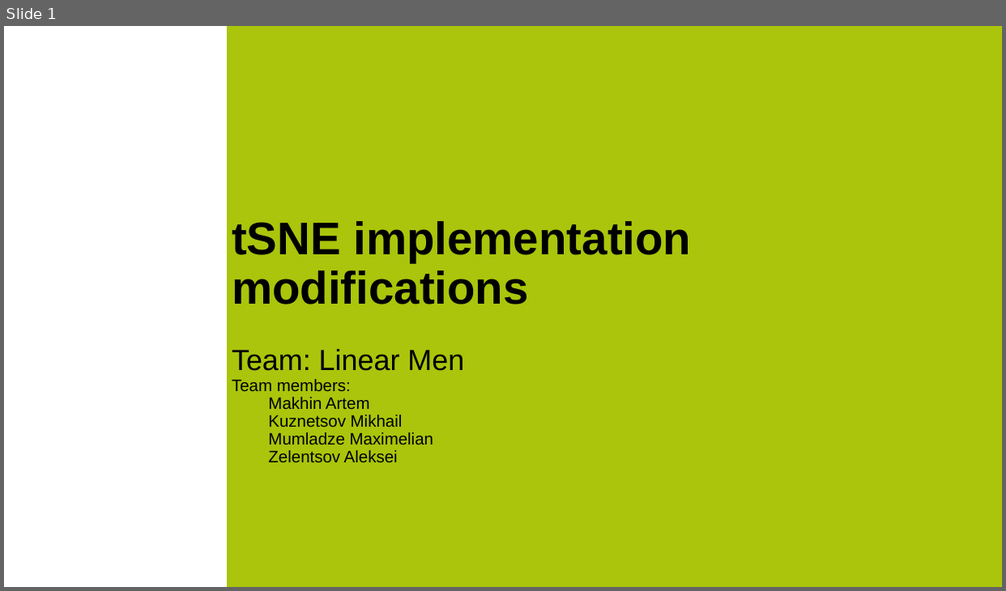
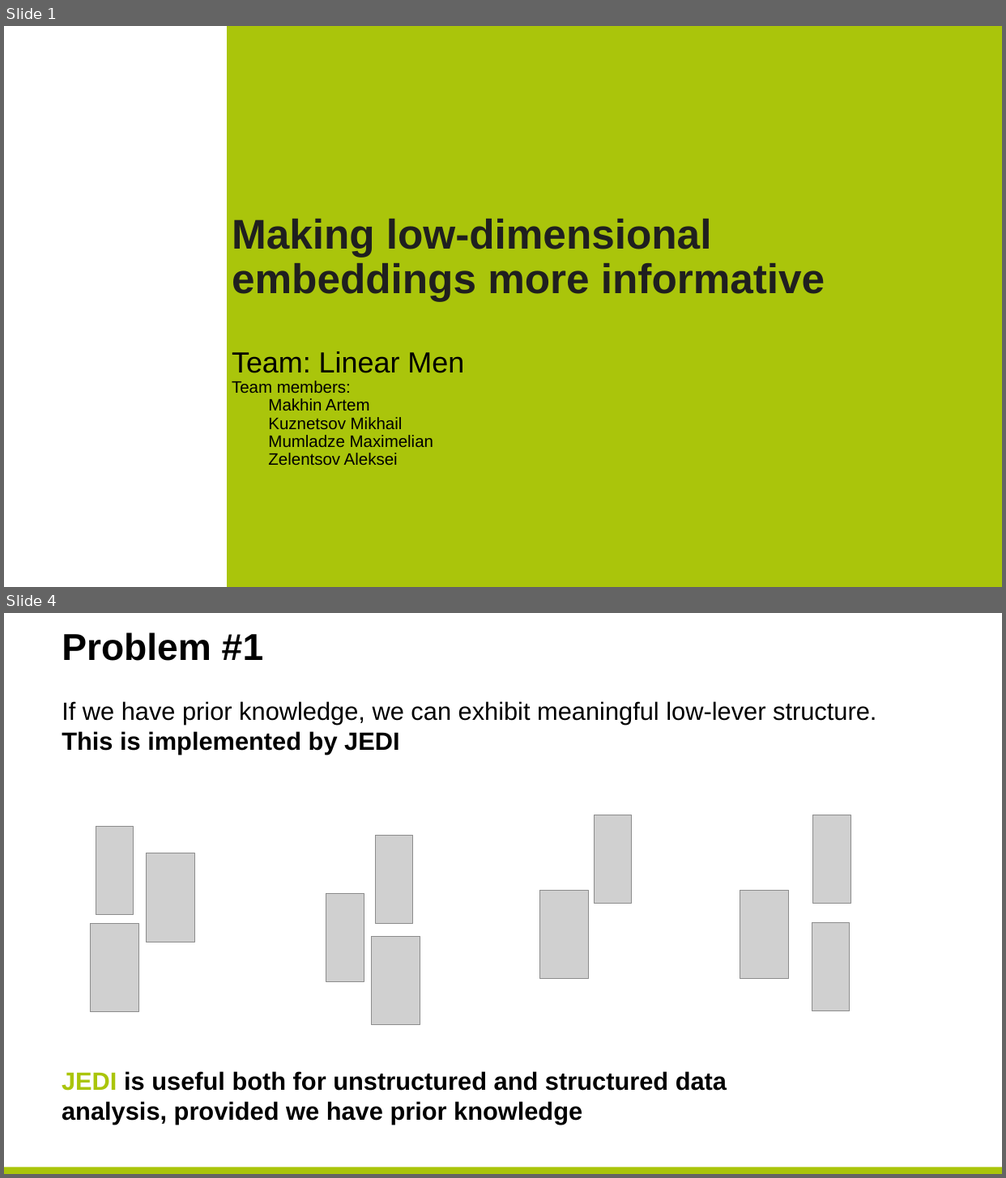
Before and after one commit to Recap-Minutes-of-Meetings/tsne, a slide deck: preso.pptx. Shown one above the other, each under a label of ours: slide 1 before the commit, slides 1 and 4 after it; the slides between them are not shown. The pictures are 1006x591 and 1006x1178 pixels, drawn with LibreOffice and Linux fonts; fonts in the diff are those of the drawing; grey boxes stand for pictures; background and template pictures are left out. Boxes give left, top, right and bottom in pixels: in the first picture for what was removed or moved away, otherwise in the second. Text is boxed around its words. In the diff, an @@ line names an element or a change of style, - is before the commit and + after.

```diff
--- a/preso.pptx
+++ b/preso.pptx
@@ slide 4 added at (4,613,1002,1174), background #FFFFFF @@
@@ title added at (62,632,264,661), 36 pt, text #000000, bold @@
+Problem #1
@@ text added at (62,701,876,754), 24 pt, text #000000 @@
+                If we have prior knowledge, we can exhibit meaningful low-lever structure.
+                This is implemented by JEDI
@@ picture added at (96,826,133,914) @@
@@ picture added at (594,815,632,904) @@
@@ picture added at (813,815,850,904) @@
@@ picture added at (147,854,195,942) @@
@@ picture added at (375,835,413,924) @@
@@ picture added at (326,894,364,982) @@
@@ picture added at (540,890,589,978) @@
@@ picture added at (740,890,790,978) @@
@@ picture added at (90,924,138,1012) @@
@@ picture added at (812,923,850,1012) @@
@@ picture added at (372,936,420,1024) @@
@@ text added at (62,1071,727,1125), 24 pt, text #000000, bold @@
+JEDI is useful both for unstructured and structured data analysis, provided we have prior knowledge
@@ rectangle added at (4,1168,1002,1174), fill #AAC50B @@
@@ slide 1 changed as well @@
@@ text at (232,219,825,301): text changed; size 44 to 40 pt; text colour #000000 to #1F1F1F @@
-tSNE implementation modifications
+Making low-dimensional embeddings more informative
```
Also in this commit, not shown: 5 other slides changed, 7 other slides added, 1 slide removed.
